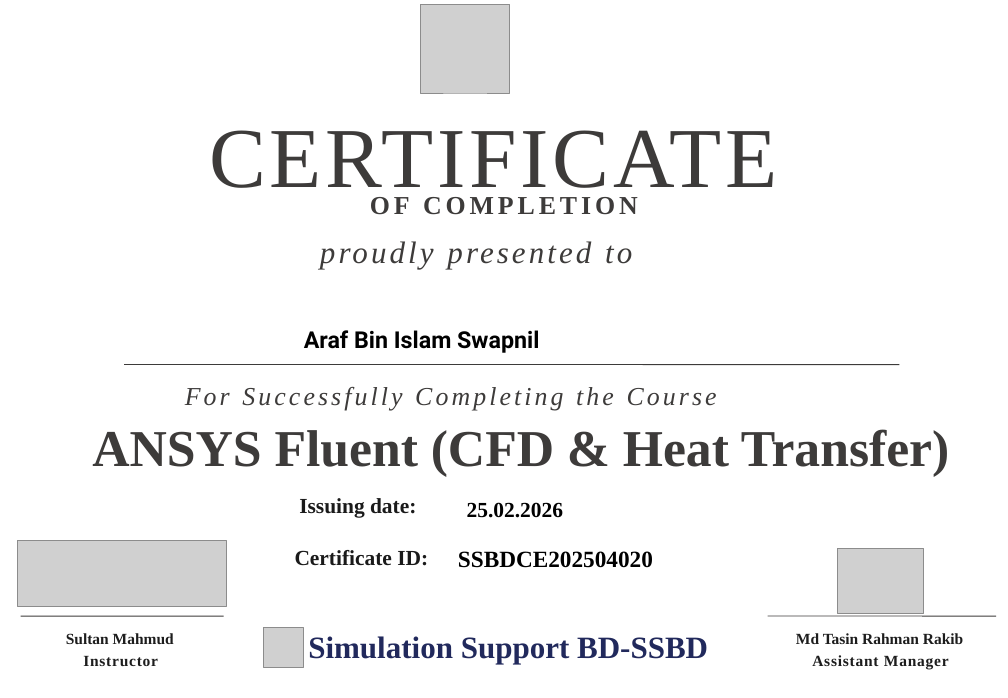
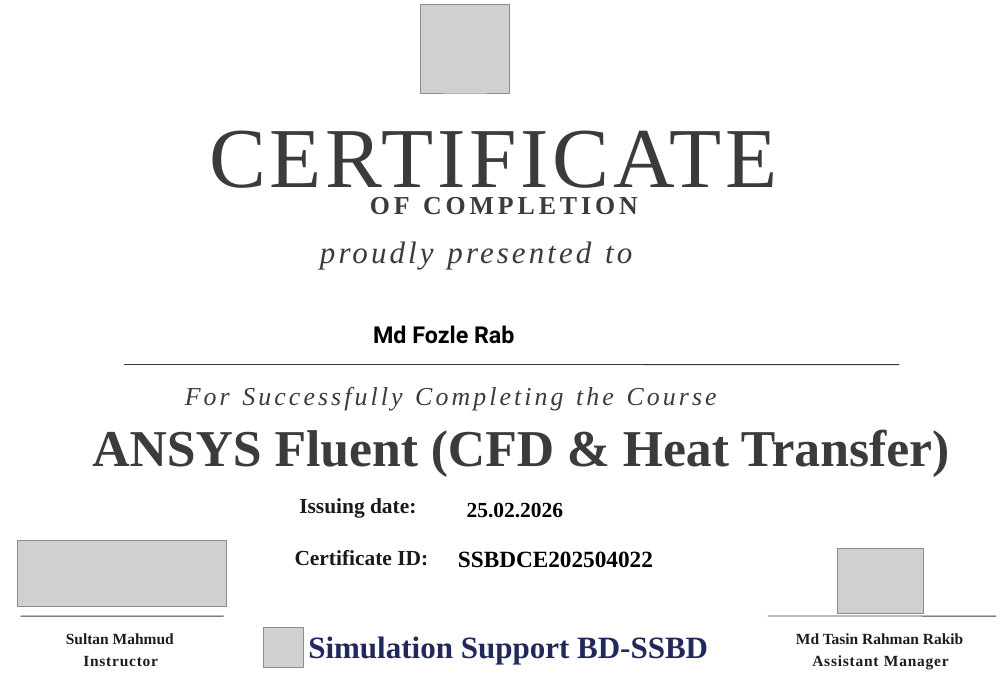
Before and after one commit to T-dot-prog/ssbd_website, a slide deck: slide 1 of pptx_src/Certificate.pptx. Drawn at 1008x698 pixels with LibreOffice and Linux fonts; fonts in the diff are those of the drawing; grey boxes stand for pictures; background and template pictures are left out. Boxes give left, top, right and bottom in pixels: in the first picture for what was removed or moved away, otherwise in the second. Text is boxed around its words. In the diff, an @@ line names an element or a change of style, - is before the commit and + after.

```diff
--- a/pptx_src/Certificate.pptx
+++ b/pptx_src/Certificate.pptx
@@ text at (x1=373, y1=325, x2=514, y2=344): text changed @@
-Araf Bin Islam Swapnil
+Md Fozle Rab
@@ text in rounded rectangle at (x1=458, y1=551, x2=653, y2=568): text changed @@
-SSBDCE202504020
+SSBDCE202504022
```
Also in this commit, not shown: 5 other files.
